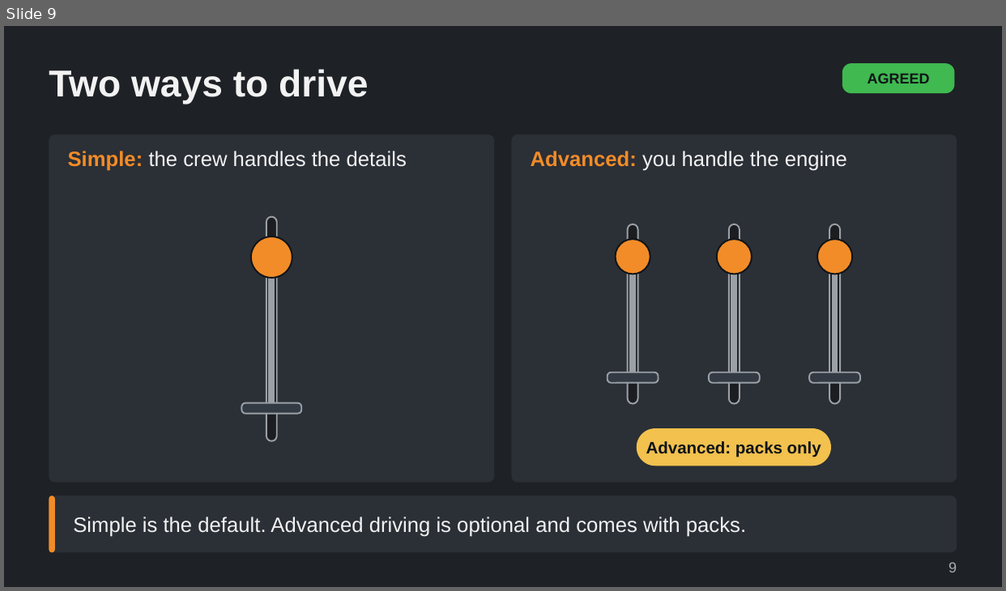
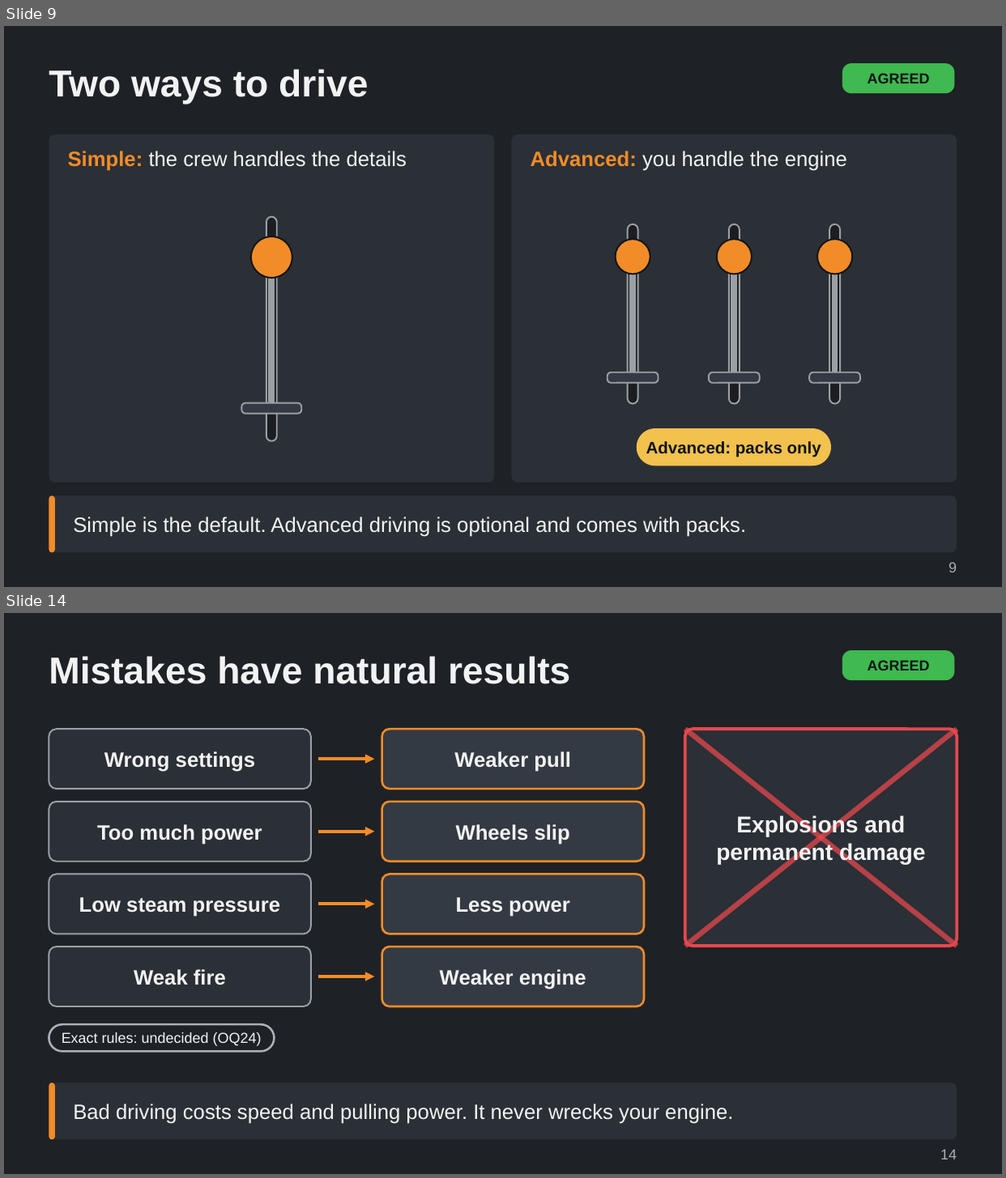
Before and after one commit to Tarenkookoo/Satisfactory---Early-Locomotion, a slide deck: Reporting/Claude Presents/Deck8_AfterLaunch_LateSteam/After_Launch_Late_Steam_Driving_and_Prestige_Explained.pptx. Shown one above the other, each under a label of ours: slide 9 before the commit, slides 9 and 14 after it; the slides between them are not shown. The pictures are 1006x591 and 1006x1178 pixels, drawn with LibreOffice and Linux fonts; fonts in the diff are those of the drawing. Boxes give left, top, right and bottom in pixels: in the first picture for what was removed or moved away, otherwise in the second. Text is boxed around its words. In the diff, an @@ line names an element or a change of style, - is before the commit and + after.

```diff
--- a/Reporting/Claude Presents/Deck8_AfterLaunch_LateSteam/After_Launch_Late_Steam_Driving_and_Prestige_Explained.pptx
+++ b/Reporting/Claude Presents/Deck8_AfterLaunch_LateSteam/After_Launch_Late_Steam_Driving_and_Prestige_Explained.pptx
@@ slide 14 added at [4, 613, 1002, 1174], background #1E2126 @@
@@ title added at [49, 656, 570, 684], 36 pt, text #F2F2F2, bold @@
+Mistakes have natural results
@@ rounded rectangle added at [842, 650, 955, 680], fill #3FB950, 14 pt, text #101418, bold @@
+AGREED
@@ group added at [49, 729, 957, 1007]: 9 rounded rectangles, 4 arrows, 2 lines, 1 text @@
+Wrong settings
+Weaker pull
+Too much power
+Wheels slip
+Low steam pressure
+Less power
+Weak fire
+Weaker engine
+Explosions and permanent damage
@@ rounded rectangle added at [49, 1024, 275, 1052], outline #A9B0B8 2 pt, 14 pt, text #F2F2F2 @@
+Exact rules: undecided (OQ24)
@@ rounded rectangle added at [49, 1083, 957, 1140], fill #2B2F36, 20 pt, text #F2F2F2 @@
+Bad driving costs speed and pulling power. It never wrecks your engine.
@@ rounded rectangle added at [49, 1083, 55, 1140], fill #F28C28 @@
@@ text added at [940, 1149, 957, 1160], 14 pt, text #A9B0B8 @@
+14
```
Also in this commit, not shown: 7 other slides added, 2 other files.
